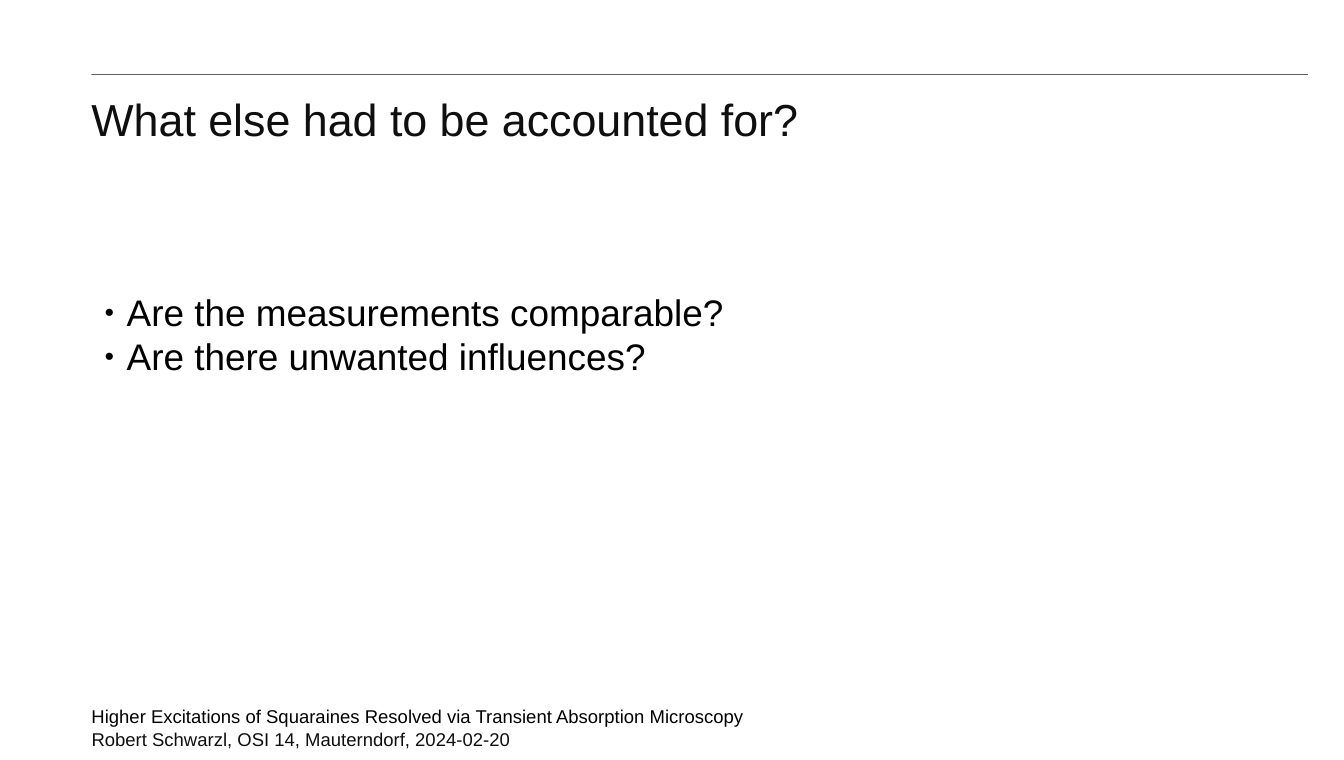
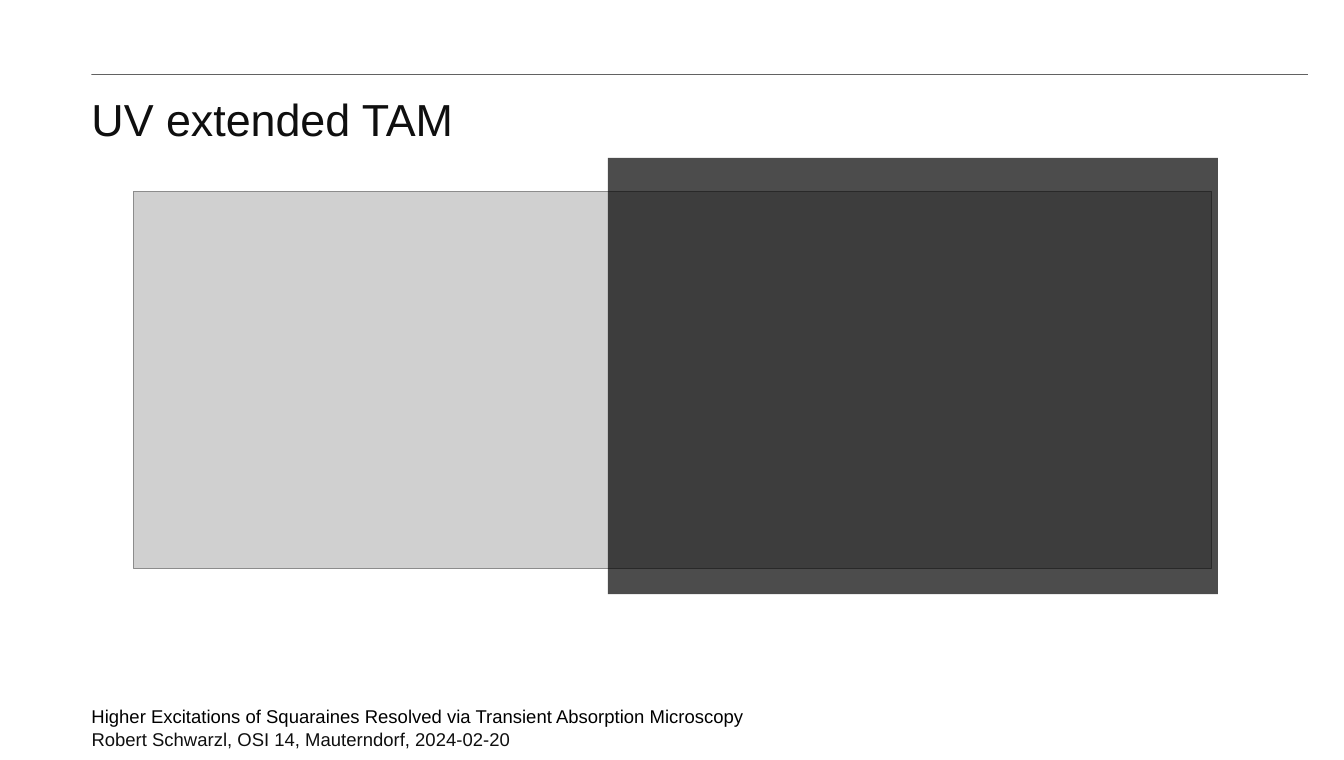
Before and after one commit to MJeindl/MasterProjectAlt, a slide deck: slide 6 of PresentationJeindlSeminar.pptx (slide 12 before the commit). Drawn at 1344x760 pixels with LibreOffice and Linux fonts; fonts in the diff are those of the drawing; grey boxes stand for pictures; background and template pictures are left out. Boxes give left, top, right and bottom in pixels: in the first picture for what was removed or moved away, otherwise in the second. Text is boxed around its words. In the diff, an @@ line names an element or a change of style, - is before the commit and + after.

```diff
--- a/PresentationJeindlSeminar.pptx
+++ b/PresentationJeindlSeminar.pptx
@@ title at (x1=91, y1=103, x2=453, y2=137): text changed @@
-What else had to be accounted for?
+UV extended TAM
@@ rectangle added at (x1=608, y1=158, x2=1218, y2=594), fill #000000 at 70% opacity @@
@@ picture added at (x1=134, y1=191, x2=1212, y2=568) @@
@@ text removed at (x1=127, y1=299, x2=723, y2=371) @@
-● Are the measurements comparable?
-● Are there unwanted influences?
```
Also in this commit, not shown: 10 other slides changed, 2 slides added, 1 other file.
